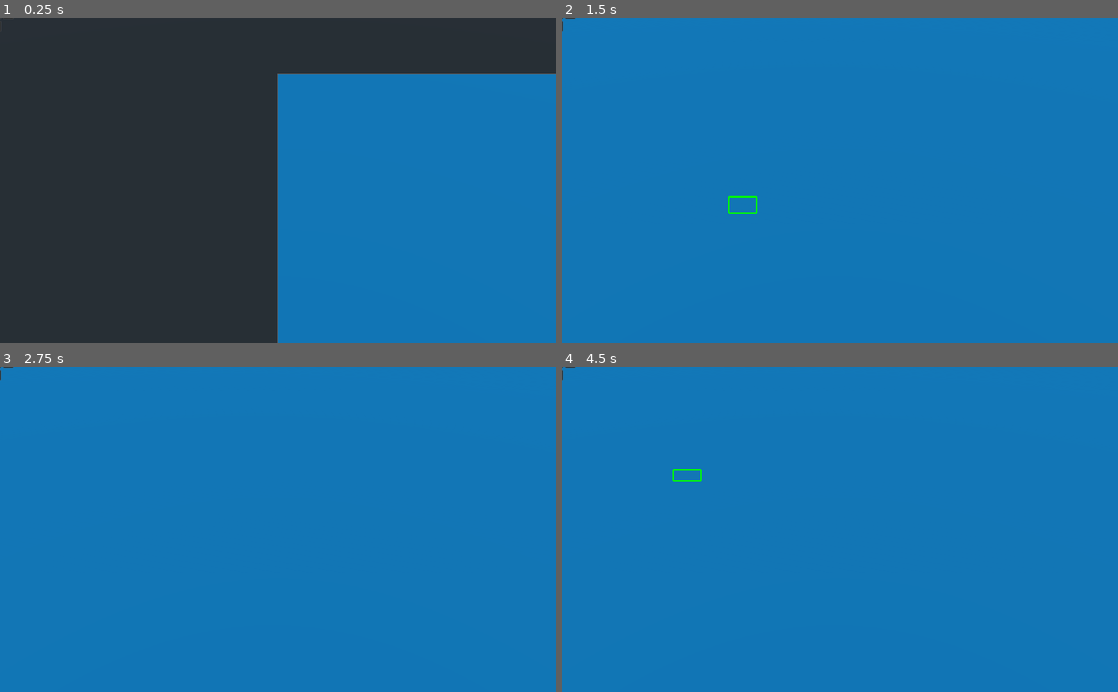
Above: before the commit, frames 1-4 (two rows, left to right).
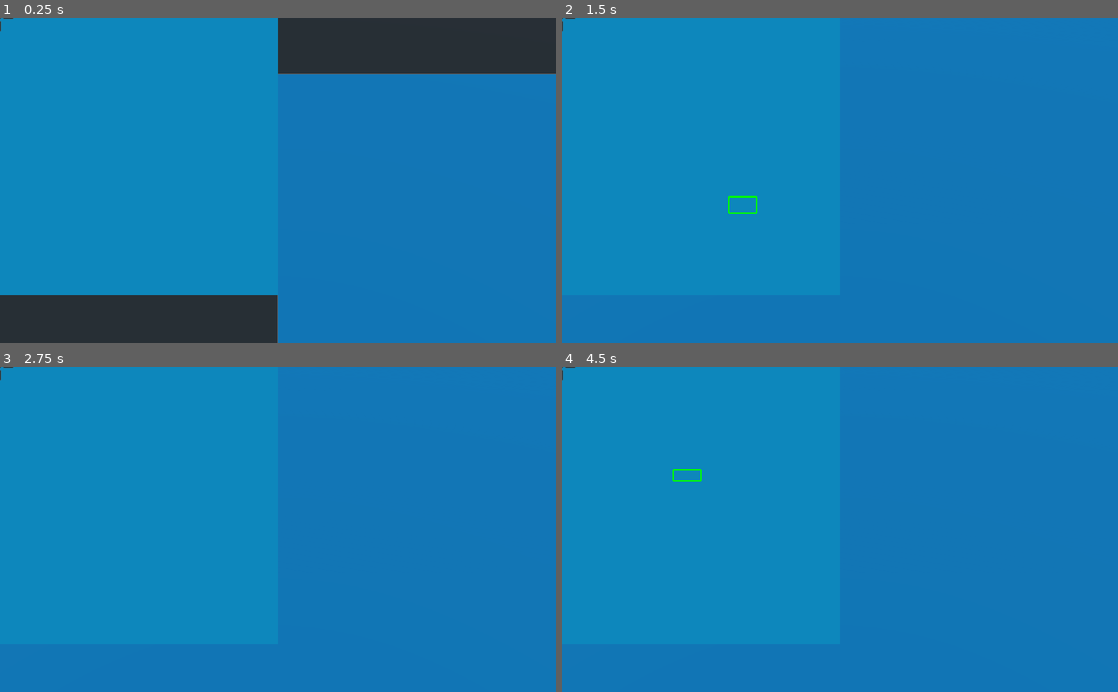
Above: after the commit, the same moments.

Repository: eriwyn/societer
Game: Godot game, scene res://world/game.tscn
Same seed, same stepped clock (60 frames per second), same inputs: the game is played once before the commit and once after it. This scene is started directly instead of the project's main scene.
Inputs (mouse positions are in pixels of both pictures, inside the frame that each line leads up to):
- Up to frame 1 (0.25 s): no input
- Up to frame 2 (1.5 s): tap Enter at 0.5 s; move the mouse to (962, 164) at 0.52 s; press the mouse at (962, 164) at 0.53 s; release the mouse at (962, 164) at 1.25 s; tap Space at 1.25 s; drag from (728, 196) to (812, 245) at 1.27 s
- Up to frame 3 (2.75 s): tap Enter at 2 s; move the mouse to (333, 458) at 2.02 s; press the mouse at (333, 458) at 2.03 s
- Up to frame 4 (4.5 s): release the mouse at (895, 458) at 2.75 s; tap Space at 2.75 s; drag from (812, 594) to (673, 480) at 2.77 s; move the mouse to (1006, 578) at 3.52 s; press the mouse at (1006, 578) at 3.53 s; release the mouse at (1006, 578) at 4.25 s; tap Enter at 4.25 s; drag from (673, 480) to (756, 448) at 4.27 s

The runs differ from the first frame. In frame 1, 43% of the frame differs, in the area x 0-50%, y 0-86%; in frame 2, less than 0.1%; in frame 3, less than 0.1%; in frame 4, less than 0.1%.
Error before the commit: Invalid call. Nonexistent function 'size' in base 'Nil'. (res://utils/terrain/Terrain.gd:419)

Commit message:
rajout des côtes et des océans

Diff:
--- a/ui/map/map.gd
+++ b/ui/map/map.gd
@@ -3,29 +3,38 @@
 signal map_clicked
 
 func heightmap():
+	draw_rect(Rect2(Vector2(0, 0), Vector2(2048, 2048)), Color("#0e88bd"))
 	print (Global.terrain)
-	for triangle in Global.terrain.get_centers():
-		var colors = Gradient.new()
-		colors.add_point(0.999,  Color("#9e0142")) # red
-		colors.add_point(0.5,  Color("#dc865d")) # orange
-		colors.add_point(0.25,  Color("#fbf8b0")) # yellow
-		colors.add_point(0.0,  Color("#89cfa5")) # green
-		colors.add_point(-0.999,  Color("#5e4fa2")) # blue
-		var color = colors.interpolate(min(triangle.get_elevation() + 0.001, 0.999))
-		# color = Color.green
-		if triangle.get_data("water"):
-			# var factor = pow((triangle.get_elevation()+1.001), 10) / 5.0
-			color = Color("#5e4fa2")
-		if triangle.polygon().size() > 2:
-			draw_polygon(triangle.polygon(), PoolColorArray([color]))
+	for center in Global.terrain.get_centers():
+		if not center.get_data("ocean"):
+			var colors = Gradient.new()
+			colors.add_point(0.999,  Color("#9e0142")) # red
+			colors.add_point(0.5,  Color("#dc865d")) # orange
+			colors.add_point(0.25,  Color("#fbf8b0")) # yellow
+			colors.add_point(0.0,  Color("#89cfa5")) # green
+			colors.add_point(-0.999,  Color("#5e4fa2")) # blue
+			var color = colors.interpolate(min(center.get_elevation() + 0.001, 0.999))
+			# color = Color.green
+			if center.get_data("ocean"):
+				# var factor = pow((center.get_elevation()+1.001), 10) / 5.0
+				color = Color("#5e4fa2")
+			# if center.get_data("coast"):
+				# color = Color.black
+			if center.polygon().size() > 2:
+				draw_polygon(center.polygon(), PoolColorArray([color]))
 
 	var coastline = PoolVector2Array()
-	for edge in Global.terrain.get_edges():
-		if edge.get_data("coast"):
-			coastline.append(edge.line()[0])
-			coastline.append(edge.line()[1])
-		if edge.get_data("river"):
-			draw_line(edge.line()[0], edge.line()[1], Color.blue, 5.0)
+	for center in Global.terrain.get_centers():
+		if center.get_data("coast"):
+			for border in center.borders():
+				if (border.end_center().get_data("ocean")):
+					coastline.append(border.line()[0])
+					coastline.append(border.line()[1])
+	# for edge in Global.terrain.get_edges():
+	# 	if edge.get_data("coast"):
+
+	# 	if edge.get_data("river"):
+	# 		draw_line(edge.line()[0], edge.line()[1], Color.blue, 5.0)
 	draw_multiline(coastline, Color.black)
 
 func draw_triangles_edges(color=Color("#000000")):
--- a/utils/world_generation/WorldGeneration.gd
+++ b/utils/world_generation/WorldGeneration.gd
@@ -56,6 +56,20 @@
 	Global.loading.set_end_time()
 
 func init_data():
+	for center in Global.terrain.get_centers():
+		center.set_elevation(find_elevation(center.point2d()))
+		if center.get_elevation() <= 0.0:
+			center.set_data("water", true)
+		Global.loading.increment_step()
+
+	fill_oceans()
+	remove_holes()
+
+	for center in Global.terrain.get_centers():
+		center.set_data("coast", is_coast(center.to_point()))
+
+
+
 	# for point in Global.terrain.get_points():
 		# point.set_elevation(point_find_elevation(point.point2d()))
 		# point.set_data("water", point_is_water(point))
@@ -72,15 +86,7 @@
 	# 	if point.get_data("river"):
 	# 		set_river_path(point)
 	# print("a")
-	for center in Global.terrain.get_centers():
-		center.set_elevation(find_elevation(center.point2d()))
-		if center.get_elevation() <= 0:
-			center.set_data("water", true)
-		# print(center.get_elevation())
-		Global.loading.increment_step()
-	# print(Global.terrain.get_centers().size())
-
-	print("first center : %f" % Global.terrain.get_centers()[0])
+
 	# for center in Global.terrain.get_centers():
 	# 	print("z")
 	# 	center.set_elevation(find_elevation(center.point2d))
@@ -104,18 +110,7 @@
 	# 	edge.set_data("coast", edge_is_coast(edge))
 	# 	edge.set_data("river", edge_is_river(edge))
 
-func fill_oceans():
-	var stack = []
-	for point in Global.terrain.get_points():
-		if point.point2d().x < 10 and point.get_data("water") and not point.get_data("ocean"):
-			stack.append(point.get_index())
-			while stack.size():
-				var current_point_id = stack.pop_back()
-				Global.terrain.get_point(current_point_id).set_data("ocean", true)
-				for neighbour in Global.terrain.get_point(current_point_id).points_around():
-					if neighbour.get_data("water") and not neighbour.get_data("ocean"):
-						stack.append(neighbour.get_index())
-			break
+
 
 func set_river_path(point):
 	#TODO #2 fix rivers
@@ -153,30 +148,7 @@
 
 # Point
 
-func find_elevation(point):
-
-	# var border = border_width + rng.randf_range(-20.0, 20.0)
-	var elevation = noise.get_noise_2d(point.x / wavelength, point.y / wavelength)
-
-	var nx = 2 * point.x / width - 1
-	var ny = 2 * point.y / height - 1
-
-	var radius = range_lerp(elevation, -1, 1, 0.8, 1.0)
-
-	var distance = 1 - (1-pow(nx, 2)) * (1-pow(ny,2))
-	distance = sqrt(pow(nx, 2) + pow(ny, 2))
-	if distance > radius:
-		elevation = (elevation - range_lerp(distance, radius, 1.0, 0.0, 1.0))
-
-	elevation = max(elevation, -1)
-
-	if elevation > 0.1:
-		elevation = max(pow((elevation) * 1.2, 1.5), 0.1)
-
-	elevation = min(elevation, 1)
-
-	elevation = round(elevation * terraces) / terraces
-	return elevation
+
 
 func point_is_water(point):
 	if (point.get_elevation() < 0):
@@ -239,30 +211,79 @@
 # 				tree.translation = Vector3(triangle.center3d() * Vector3(1, 12*10, 1))
 # 				add_child(tree)
 
+
+
+
+
+
+
+
+
+
+
+func find_elevation(point):
+
+	# var border = border_width + rng.randf_range(-20.0, 20.0)
+	var elevation = noise.get_noise_2d(point.x / wavelength, point.y / wavelength)
+
+	var nx = 2 * point.x / width - 1
+	var ny = 2 * point.y / height - 1
+
+	var radius = range_lerp(elevation, -1, 1, 0.8, 1.0)
+
+	var distance = 1 - (1-pow(nx, 2)) * (1-pow(ny,2))
+	distance = sqrt(pow(nx, 2) + pow(ny, 2))
+	if distance > radius:
+		elevation = (elevation - range_lerp(distance, radius, 1.0, 0.0, 1.0))
+
+	elevation = max(elevation, -1)
+
+	if elevation > 0.1:
+		elevation = max(pow((elevation) * 1.2, 1.5), 0.1)
+
+	elevation = min(elevation, 1)
+
+	elevation = round(elevation * terraces) / terraces
+	return elevation
+
+
+func fill_oceans():
+	var stack = []
+	var first_center = null
+	var i = 0.0
+	while not first_center:
+		first_center = Global.terrain.find_point(Vector2(i, i))
+		i += 1.0
+
+	stack.append(first_center.get_index())
+	while stack.size():
+		var current_point_id = stack.pop_back()
+		Global.terrain.get_point(current_point_id).set_data("ocean", true)
+		for neighbour in Global.terrain.get_point(current_point_id).points_around():
+			if neighbour.get_data("water") and not neighbour.get_data("ocean"):
+				stack.append(neighbour.get_index())
+
+func remove_holes():
+	for center in Global.terrain.get_centers():
+		if center.get_data("water") and not center.get_data("ocean"):
+			center.set_elevation(0.2)
+			center.set_data("water", false)
+
+func is_coast(point):
+	if not point.get_data("water"):
+		for neighbour in point.points_around():
+			if neighbour.get_data("ocean"):
+				return true
+	return false
+
+
+
+
+
 func create_mesh():
 	var st = SurfaceTool.new()
 
 	st.begin(Mesh.PRIMITIVE_TRIANGLES)
-	# for triangle in Global.terrain.get_triangles():
-	# 	if not triangle.is_water():
-	# 		if triangle.get_elevation() < 0:
-	# 			print(triangle.get_elevation())
-	# 		var factor = Vector3(1, 120, 1)
-	# 		for edge in triangle.edges():
-	# 			if triangle.get_elevation() > edge.opposite_triangle().get_elevation():
-	# 				st.add_vertex(Vector3(edge.start().point3d().x, triangle.get_elevation(), edge.start().point3d().z) * factor)
-	# 				st.add_vertex(Vector3(edge.end().point3d().x, triangle.get_elevation(), edge.end().point3d().z) * factor)
-	# 				st.add_vertex(Vector3(edge.start().point3d().x, edge.opposite_triangle().get_elevation(), edge.start().point3d().z) * factor)
-
-	# 				st.add_vertex(Vector3(edge.end().point3d().x, triangle.get_elevation(), edge.end().point3d().z) * factor)
-	# 				st.add_vertex(Vector3(edge.end().point3d().x, edge.opposite_triangle().get_elevation(), edge.end().point3d().z) * factor)
-	# 				st.add_vertex(Vector3(edge.start().point3d().x, edge.opposite_triangle().get_elevation(), edge.start().point3d().z) * factor)
-
-	# 		for point in triangle.points():
-	# 			st.add_vertex(Vector3(point.point3d().x, triangle.get_elevation(), point.point3d().z) * factor)
-	# 	Global.loading.increment_step()
-
-
 	var factor = Vector3(1, 120, 1)
 	for center in Global.terrain.get_centers():
 		if not center.get_data("water"):
